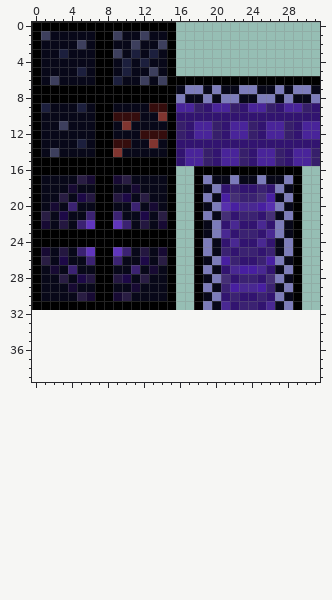
Pixel-art sprite, stored at tiles/tileset(pruebaFinal).png. Above: the version before the commit.
The file is 32x32 pixels. Colours within 5 levels of each other are drawn and written as one. The old version is drawn lined up with the new one, on the new canvas.
And afterwards:
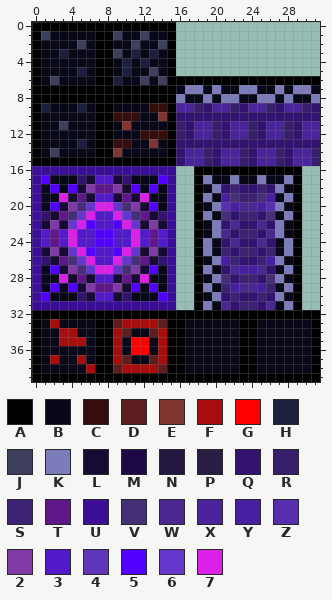
Palette (. is transparent): A #000000  B #080819  C #350d0d  D #5c1e1e  E #803530  F #a70d0d  G #ff0000  H #1c1f3d  J #3d3f5d  K #7c7cba  L #170a33  M #1d0947  N #241740  P #291d43  Q #321470  R #371f6b  S #3b2272  T #5f1789  U #3a0e96  V #452f76  W #492892  X #49249a  Y #481fa1  Z #572fae  2 #7f3aa7  3 #531acc  4 #6035bd  5 #5200ff  6 #6536cc  7 #db20e7
The exact change:
canvas 32x32 -> 32x40
@@ x 0..31 @@
 15 AAAAAAAAAAAAAAAAQXXRQXXRQXXRQXXR
-16 AAAAAAAAAAAAAAAA..AAAAAAAAAAAA..
-17 ABBBBPLAALPBBBBA..AKBBKBBKBBKA..
-18 ABBBLBBAABBLBBBA..ABKQSQQSQKBA..
-19 ABBPBMNAANMBPBBA..AKBYVSSVYBKA..
-20 ABLBSBBAABBSBLBA..ABKZYWWYZKBA..
-21 APBMBBSAASBBMBPA..AKBVQSSQVBKA..
-22 ALBNBS4AA4SBNBLA..ABKQWQQWQKBA..
-23 AAAAAAAAAAAAAAAA..ABKWQSSQWKBA..
-24 AAAAAAAAAAAAAAAA..AKBQWQQWQBKA..
-25 ALBNBS4AA4SBNBLA..AKBSQSSQSBKA..
-26 APBMBBSAASBBMBPA..ABKYSQQSYKBA..
-27 ABLBSBBAABBSBLBA..AKBQWYYWQBKA..
-28 ABBPBMNAANMBPBBA..ABKVQSSQVKBA..
-29 ABBBLBBAABBLBBBA..AKBSYWWYSBKA..
-30 ABBBBPLAALPBBBBA..ABKQSQQSQKBA..
-31 AAAAAAAAAAAAAAAA..AKBWQSSQWBKA..
-32 ................................
-33 ................................
-34 ................................
-35 ................................
-36 ................................
-37 ................................
-38 ................................
-39 ................................
+16 UUUUUUUUUUUUUUUU..AAAAAAAAAAAA..
+17 U5BBBQL33LQBBB5U..AKBBKBBKBBKA..
+18 UB5B5L2TT2L5B5BU..ABKQSQQSQKBA..
+19 UBB7LTL33LTL7BBU..AKBYVSSVYBKA..
+20 UB5L2V6776V2L5BU..ABKZYWWYZKBA..
+21 UQLTV673376VTLQU..AKBVQSSQVBKA..
+22 UL2L67533576L2LU..ABKQWQQWQKBA..
+23 U3T3733553373T3U..ABKWQSSQWKBA..
+24 U3T3733553373T3U..AKBQWQQWQBKA..
+25 UL2L67533576L2LU..AKBSQSSQSBKA..
+26 UQLTV673376VTLQU..ABKYSQQSYKBA..
+27 UB5L2V6776V2L5BU..AKBQWYYWQBKA..
+28 UBB7LTL33LTL7BBU..ABKVQSSQVKBA..
+29 UB5B5L2TT2L5B5BU..AKBSYWWYSBKA..
+30 U5BBBQL33LQBBB5U..ABKQSQQSQKBA..
+31 UUUUUUUUUUUUUUUU..AKBWQSSQWBKA..
+32 AAAAAAAAAAAAAAAAAAAAAAAAAAAAAAAA
+33 ABFBBBBAADFFFFDAABBBBBBAABBBBBBA
+34 ABBFFBBAAFDBBDFAABBBBBBAABBBBBBA
+35 ABBFFFBAAFBGGBFAABBBBBBAABBBBBBA
+36 ABBBBBBAAFBGGBFAABBBBBBAABBBBBBA
+37 ABFBBFBAAFDBBDFAABBBBBBAABBBBBBA
+38 ABBBBBFAADFFFFDAABBBBBBAABBBBBBA
+39 AAAAAAAAAAAAAAAAAAAAAAAAAAAAAAAA
Boxes around the changes in both pictures, in picture pixels (x1, y1, x2, y2):
changed: (32, 166, 320, 382)
